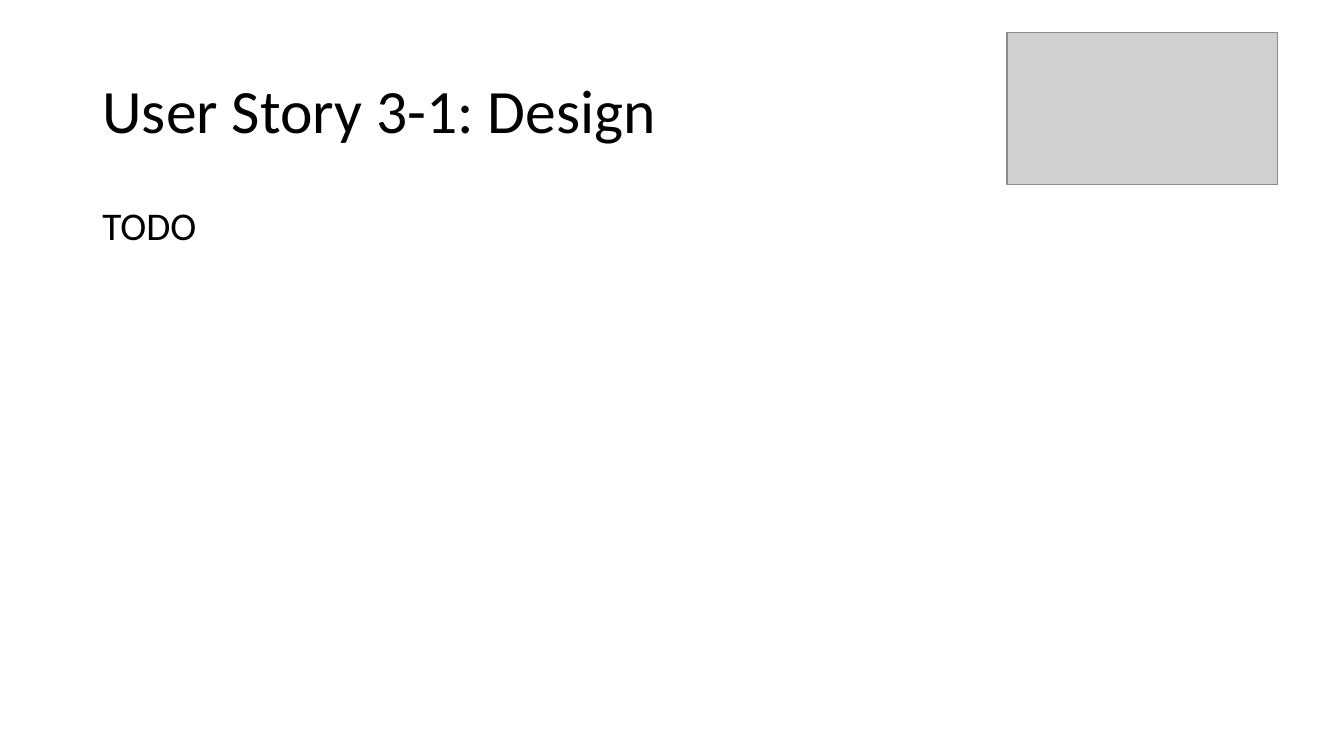
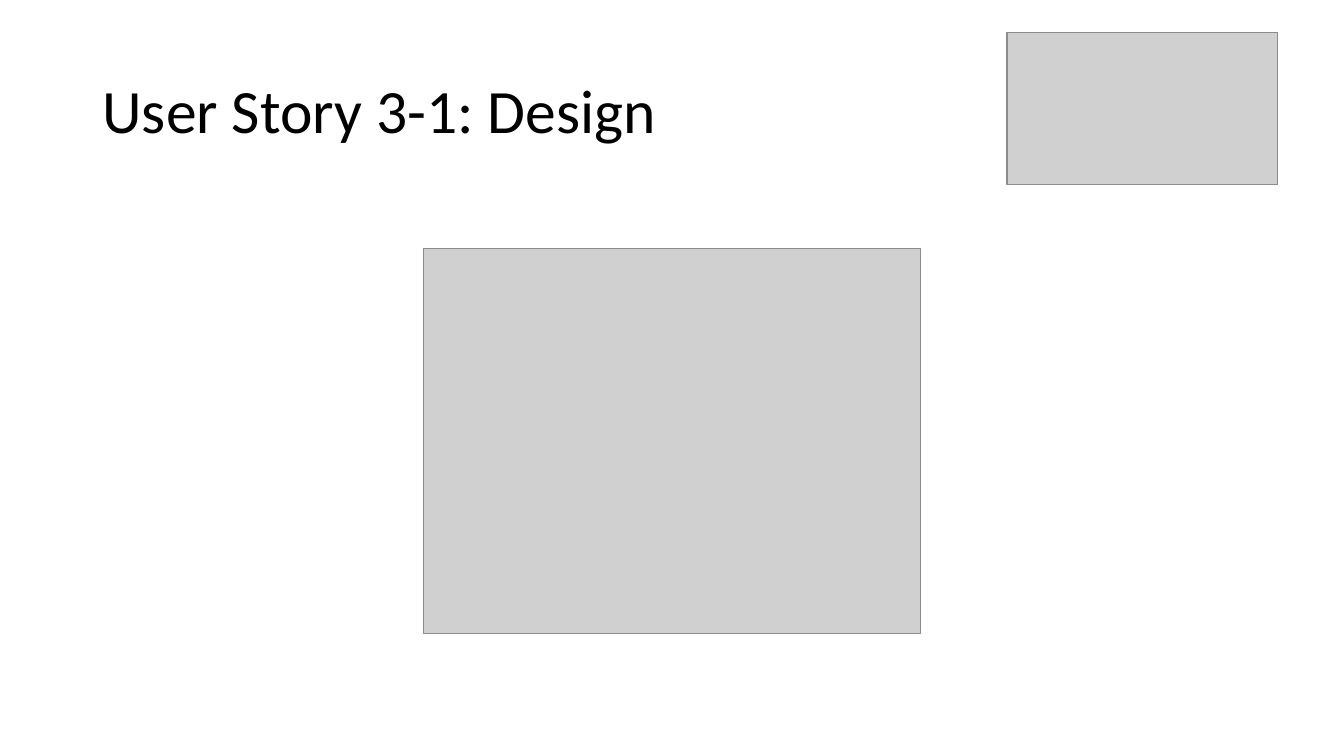
Before and after one commit to scottctr/EdaWorkshop, a slide deck: slide 4 of Sprint3/EdaWorkshop_Sprint3.pptx. Drawn at 1344x756 pixels with LibreOffice and Linux fonts; fonts in the diff are those of the drawing; grey boxes stand for pictures. Boxes give left, top, right and bottom in pixels: in the first picture for what was removed or moved away, otherwise in the second. Text is boxed around its words. In the diff, an @@ line names an element or a change of style, - is before the commit and + after.

```diff
--- a/Sprint3/EdaWorkshop_Sprint3.pptx
+++ b/Sprint3/EdaWorkshop_Sprint3.pptx
@@ text removed at bbox=[102, 214, 196, 241] @@
-TODO
@@ picture added at bbox=[423, 248, 922, 633] @@
```
Also in this commit, not shown: 1 other slide changed, 19 other files.
